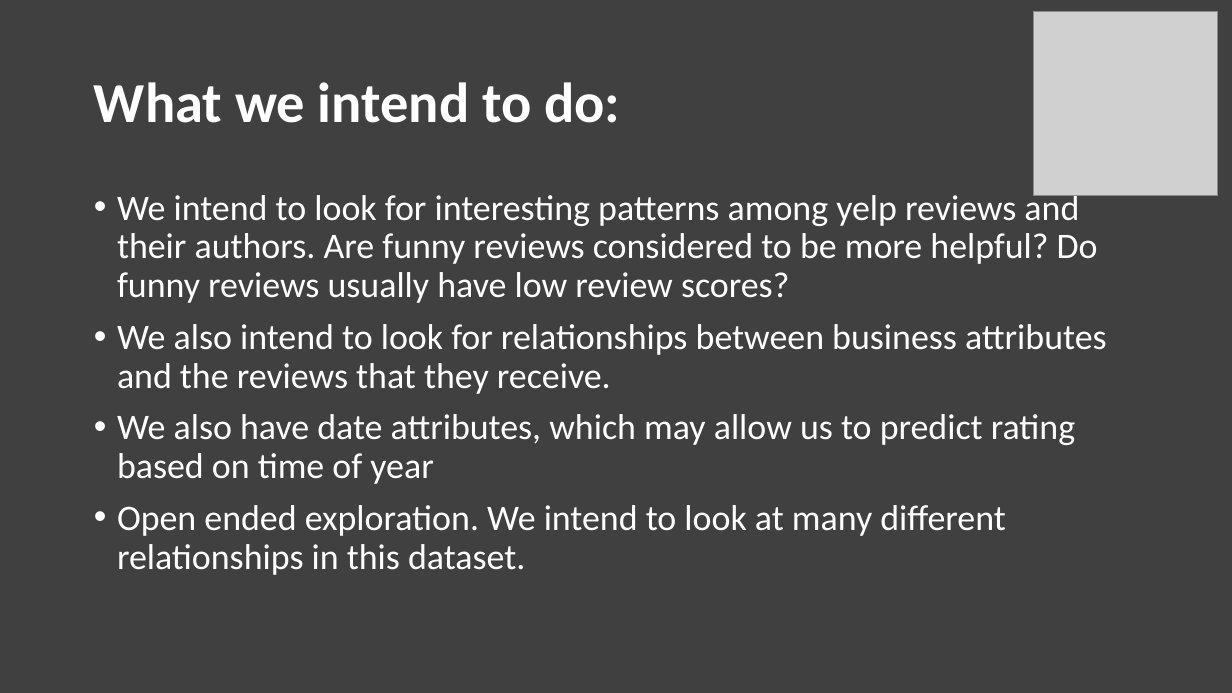
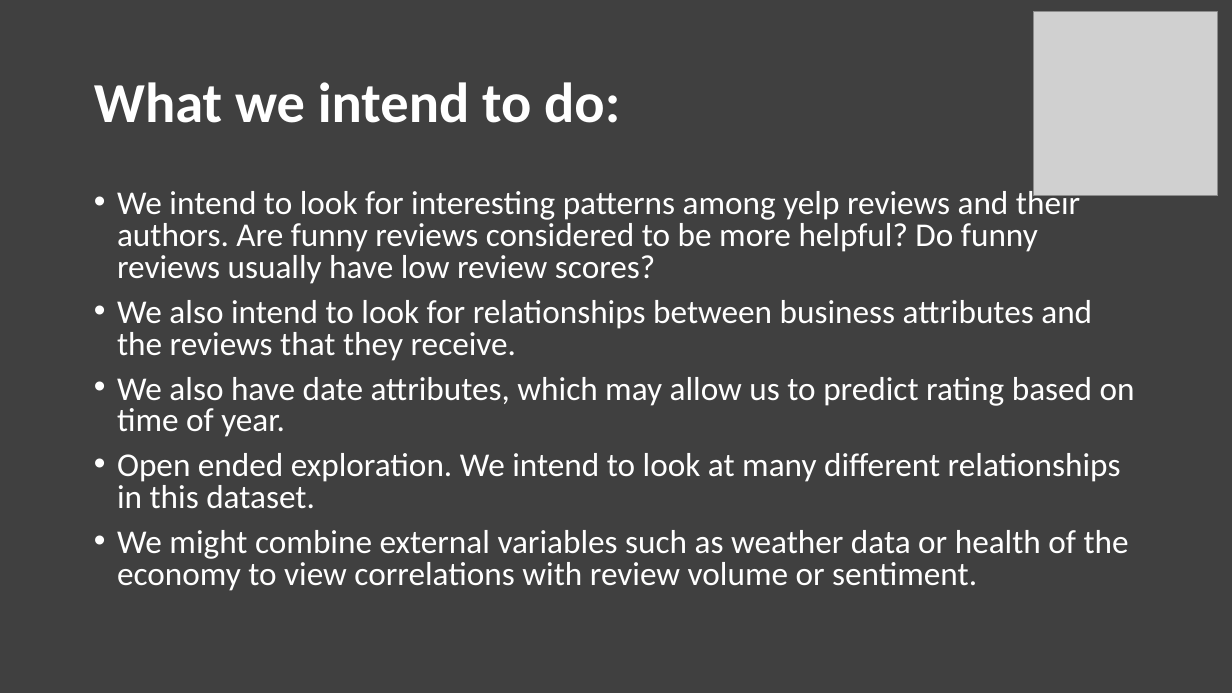
Before and after one commit to Cartercreid/CSPB4502_project_yelp, a slide deck: slide 4 of pp_slides_for_part_1/Exploring the Yelp Dataset.pptx. Drawn at 1232x693 pixels with LibreOffice and Linux fonts; fonts in the diff are those of the drawing; grey boxes stand for pictures. Boxes give left, top, right and bottom in pixels: in the first picture for what was removed or moved away, otherwise in the second. Text is boxed around its words. In the diff, an @@ line names an element or a change of style, - is before the commit and + after.

Commit message:
minor change to ppt

```diff
--- a/pp_slides_for_part_1/Exploring the Yelp Dataset.pptx
+++ b/pp_slides_for_part_1/Exploring the Yelp Dataset.pptx
@@ text at [117,187,1121,508]: size 28 to 25.9 pt in "We intend to look for interesting patterns ...", "We also intend to look for relationships ...", "Open ended exploration. We intend to look ..."; line spacing 0.9 to 0.8 @@
@@ text at [117,377,1135,437]: text changed; size 28 to 25.9 pt @@
-• We also have date attributes, which may allow us to predict rating based on time of year
+• We also have date attributes, which may allow us to predict rating based on time of year.
@@ text at [117,530,1129,591]: paragraph added @@
+• We might combine external variables such as weather data or health of the economy to view correlations with review volume or sentiment.
```
Also in this commit, not shown: 1 other file.
